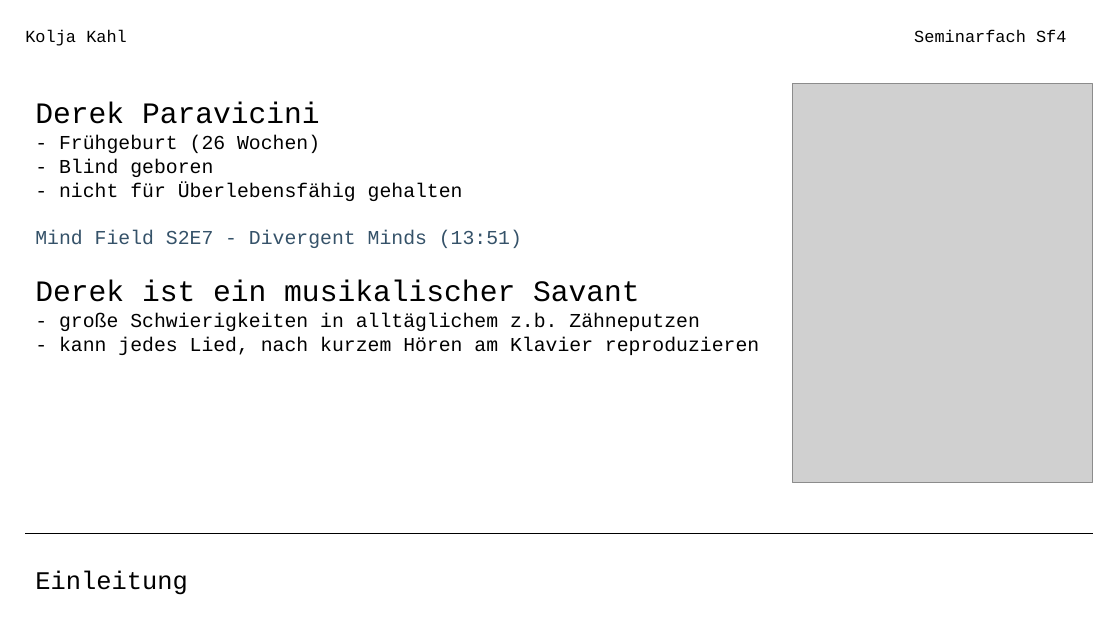
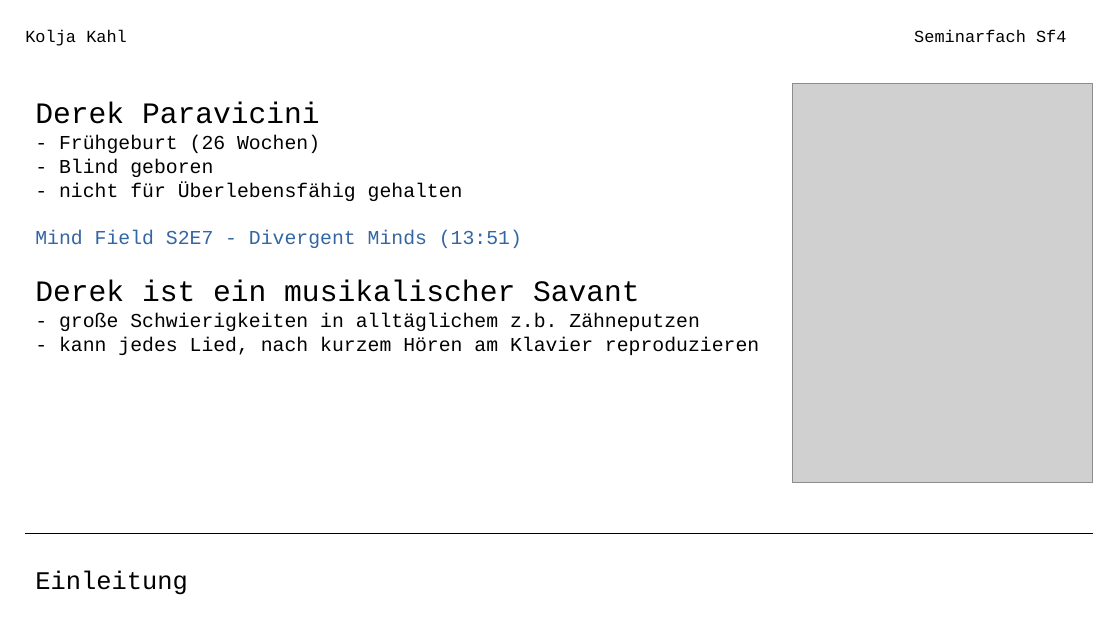
Before and after one commit to coasterkolja/obsidian-vault, a slide deck: slide 4 of 900 Assets/Seminarfach Präsentation.odp. Drawn at 1120x630 pixels with LibreOffice and Linux fonts; fonts in the diff are those of the drawing; grey boxes stand for pictures. Boxes give left, top, right and bottom in pixels: in the first picture for what was removed or moved away, otherwise in the second. Text is boxed around its words. In the diff, an @@ line names an element or a change of style, - is before the commit and + after.

```diff
--- a/900 Assets/Seminarfach Präsentation.odp
+++ b/900 Assets/Seminarfach Präsentation.odp
@@ text at box(35, 230, 522, 248): text colour #355269 to #3465A4 in "Mind Field S2E7 - Divergent Minds (13:51)" @@
```
Also in this commit, not shown: 6 other slides changed, 13 slides added, 1 slide removed, 2 other files.
